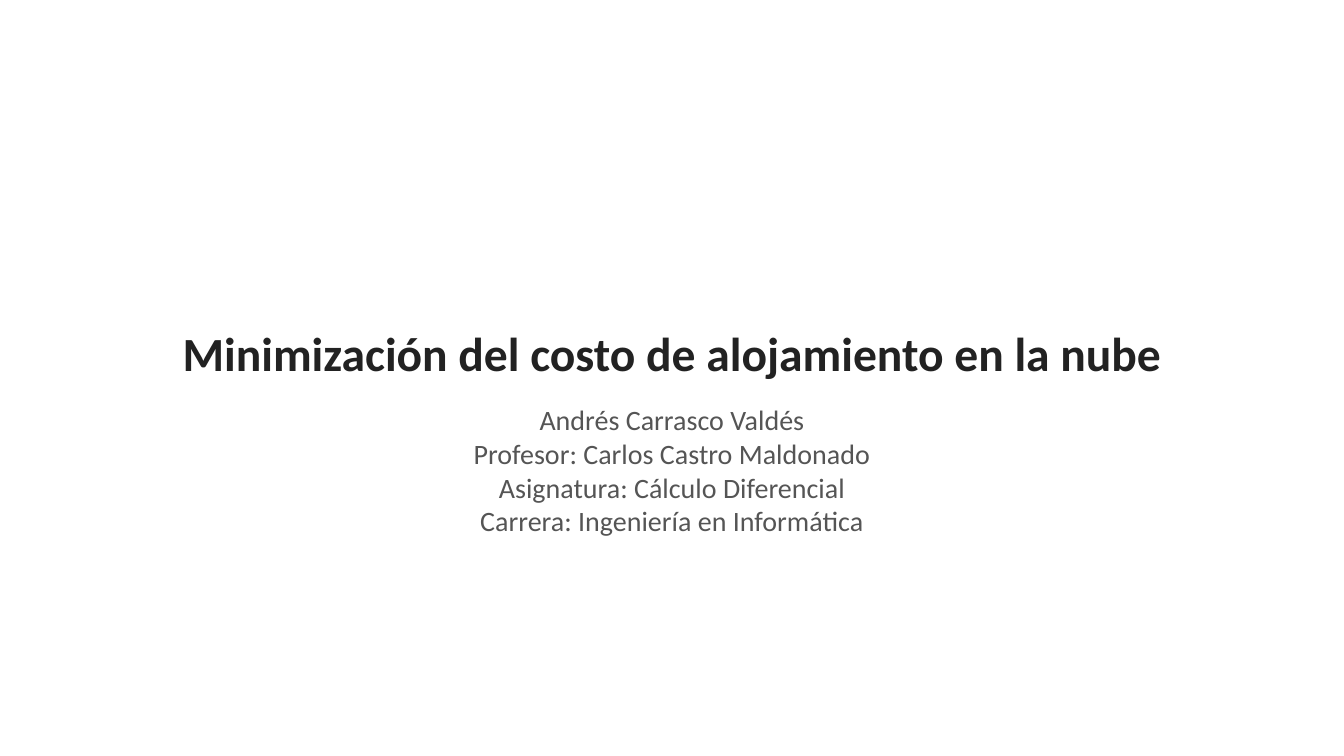
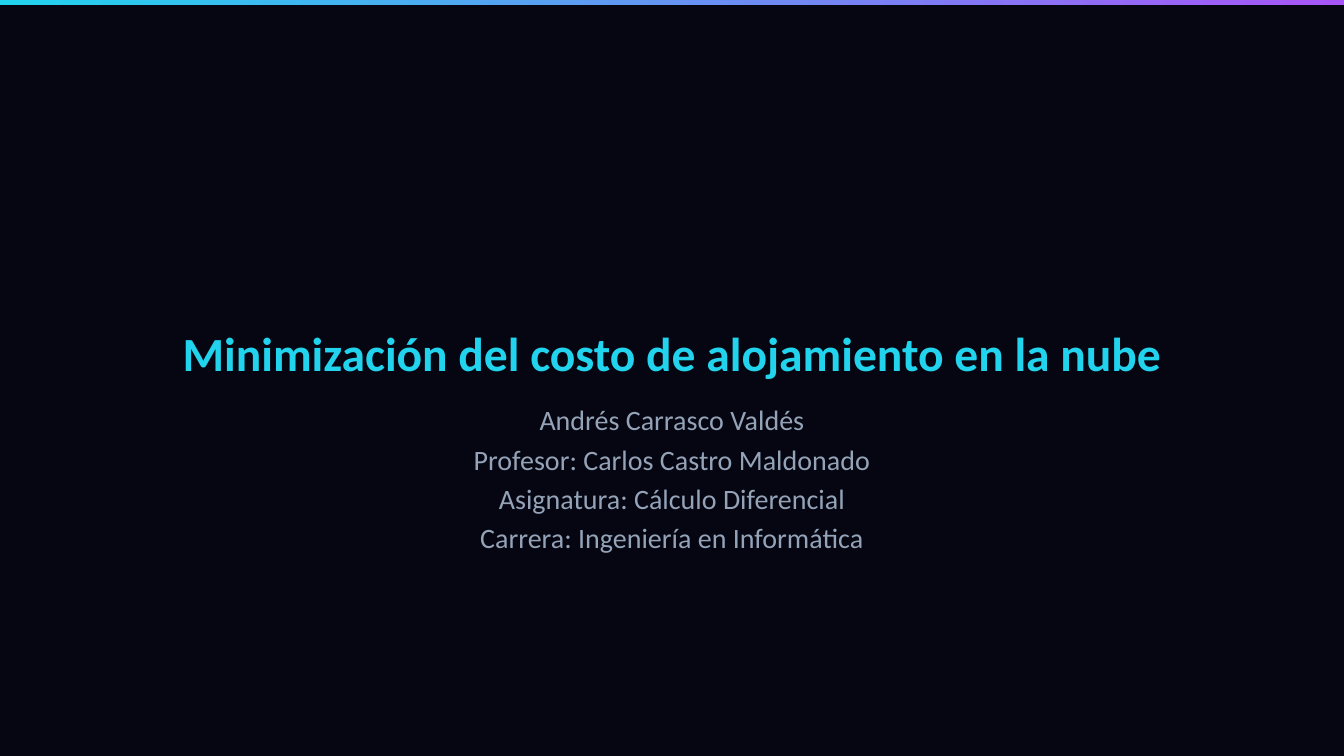
Before and after one commit to acarrascov/proyecto-calculo-optimizacion-cloud, a slide deck: slide 1 of Presentación Proyecto.pptx. Drawn at 1344x756 pixels with LibreOffice and Linux fonts; fonts in the diff are those of the drawing. Boxes give left, top, right and bottom in pixels: in the first picture for what was removed or moved away, otherwise in the second. Text is boxed around its words. In the diff, an @@ line names an element or a change of style, - is before the commit and + after.

```diff
--- a/Presentación Proyecto.pptx
+++ b/Presentación Proyecto.pptx
@@ background #FFFFFF to #050611 @@
@@ rectangle added at <box>0,0,1344,5</box>, fill gradient #22D3EE to #A855F7 @@
@@ title "Minimización del costo de alojamiento ..." at <box>183,337,1160,379</box>: text colour #222222 to #22D3EE; more space between paragraphs @@
@@ text "Andrés Carrasco Valdés" at <box>474,410,870,553</box>: text colour #555555 to #94A3B8; more space between paragraphs @@
```
Also in this commit, not shown: 13 other slides changed, 1 other file.
